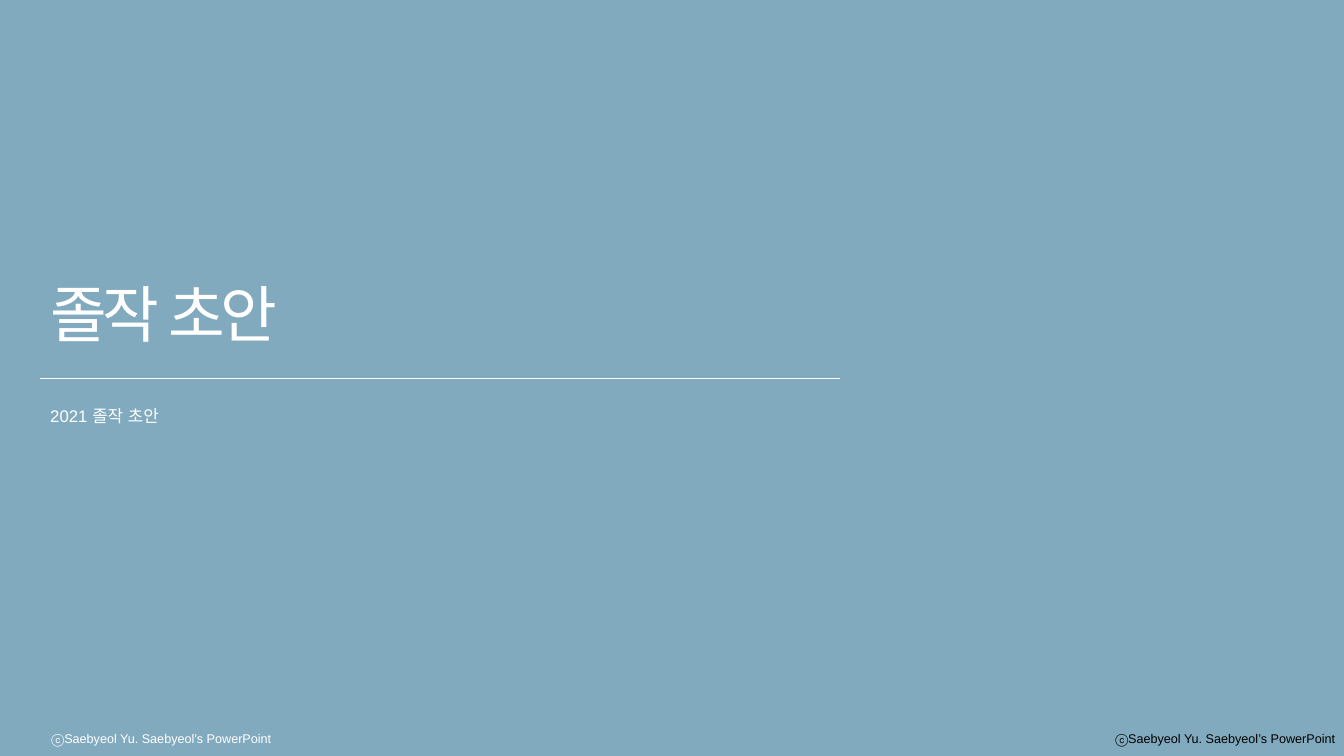
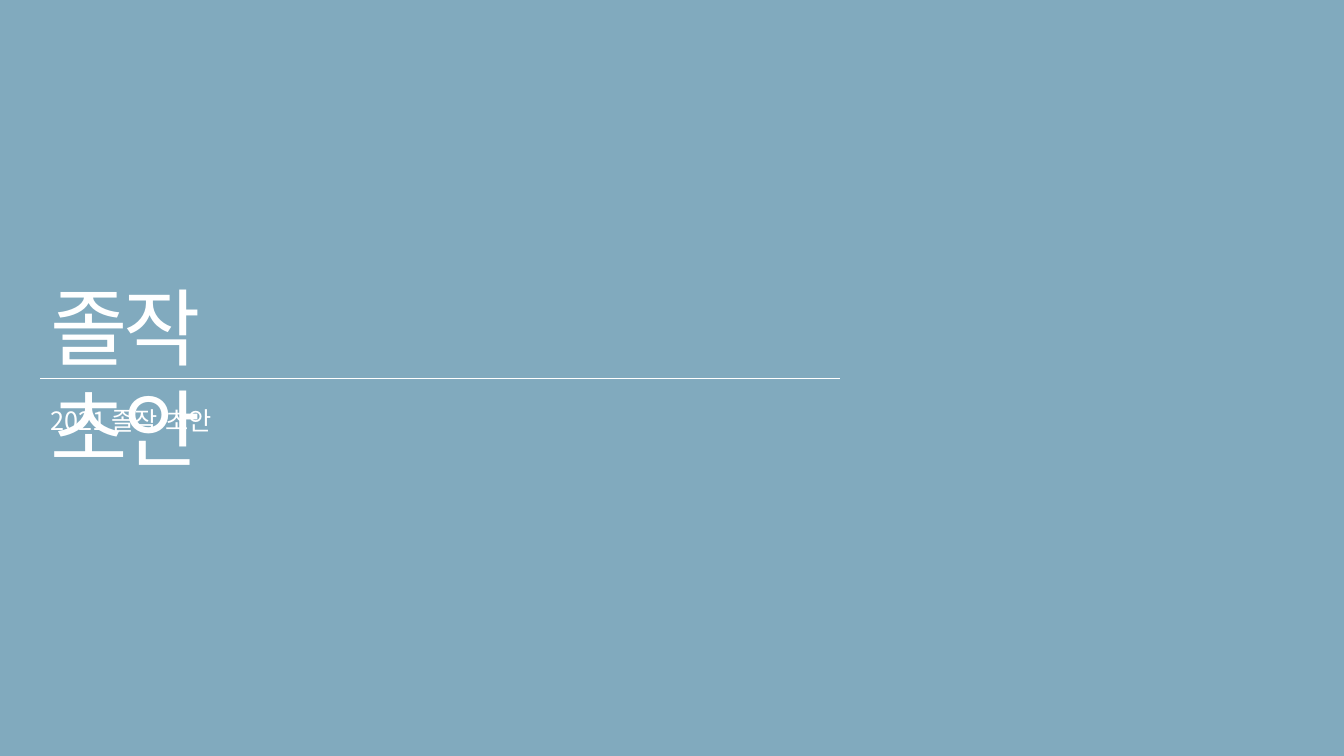
Before and after one commit to ghk01214/KPUFinalGame-deprecated-, a slide deck: slide 1 of docs/초안.pptx. Drawn at 1344x756 pixels with LibreOffice and Linux fonts; fonts in the diff are those of the drawing. Boxes give left, top, right and bottom in pixels: in the first picture for what was removed or moved away, otherwise in the second. Text is boxed around its words. In the diff, an @@ line names an element or a change of style, - is before the commit and + after.

Commit message:
Update 초안.pptx
추가

```diff
--- a/docs/초안.pptx
+++ b/docs/초안.pptx
@@ text "졸작 초안" at (50, 289, 200, 465): size 44 to 60 pt, font Arial to Noto Sans CJK KR @@
@@ text "2021 졸작 초안" at (50, 404, 211, 436): size 12 to 18 pt, font Arial to Noto Sans CJK KR @@
@@ text removed at (120, 734, 271, 746) @@
-ⓒSaebyeol Yu. Saebyeol’s PowerPoint
@@ text removed at (1184, 734, 1335, 746) @@
-ⓒSaebyeol Yu. Saebyeol’s PowerPoint
```
Also in this commit, not shown: 1 other slide changed, 4 slides added.
